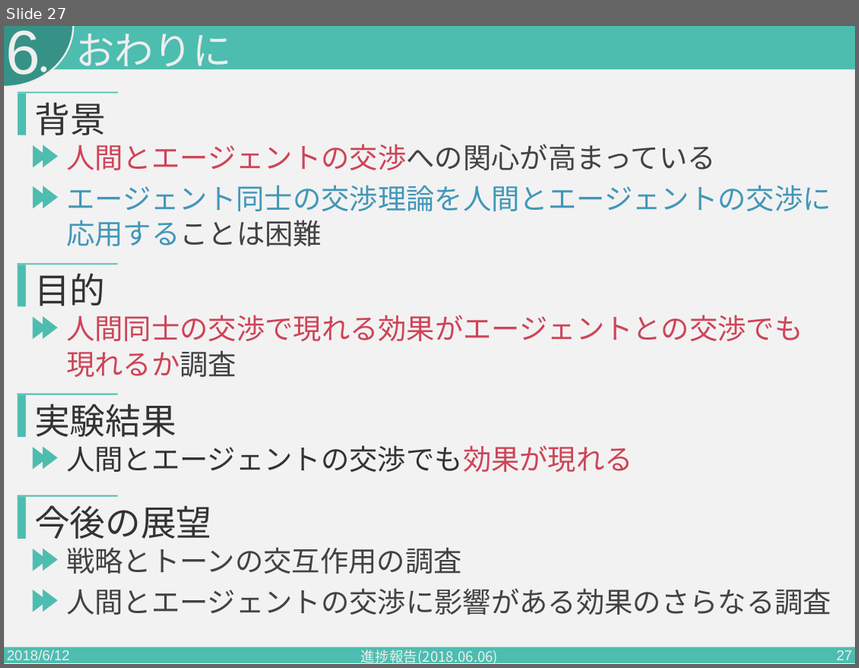
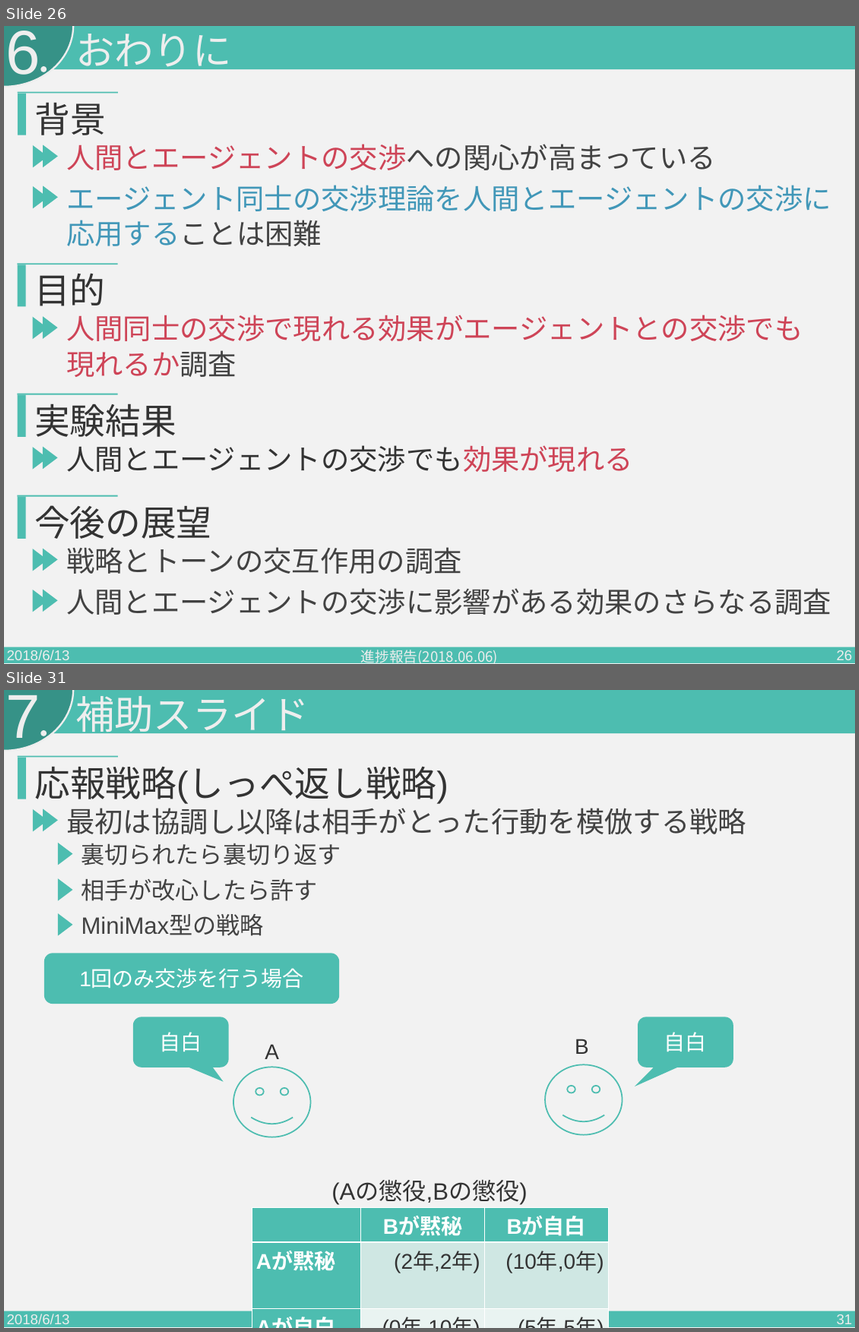
Before and after one commit to PajamaDrive/presentation, a slide deck: presentation_2nd.pptx. Shown one above the other, each under a label of ours: slide 27 before the commit, slides 26 and 31 after it; the slides between them are not shown. The pictures are 859x668 and 859x1332 pixels, drawn with LibreOffice and Linux fonts; fonts in the diff are those of the drawing. Boxes give left, top, right and bottom in pixels: in the first picture for what was removed or moved away, otherwise in the second. Text is boxed around its words. In the diff, an @@ line names an element or a change of style, - is before the commit and + after.

```diff
--- a/presentation_2nd.pptx
+++ b/presentation_2nd.pptx
@@ slide 31 added at [4, 690, 855, 1328], background #F2F2F2; not listed: 4 template elements that a slide beside it also shows @@
@@ text added at [6, 695, 40, 749], 105 pt, text #EEEEEE @@
+7
@@ text added at [75, 696, 310, 739], 66 pt, text #EEEEEE @@
+補助スライド
@@ rectangle added at [18, 757, 26, 799], fill #4DBDB0 @@
@@ rectangle added at [18, 756, 118, 758], fill #4DBDB0 @@
@@ text added at [34, 767, 448, 804], 60 pt, text #333333 @@
+応報戦略(しっぺ返し戦略)
@@ text added at [66, 803, 747, 834], 48 pt, text #424242 @@
+最初は協調し以降は相手がとった行動を模倣する戦略
@@ triangle added at [33, 809, 48, 831], fill #4DBDB0 @@
@@ triangle added at [44, 809, 58, 831], fill #4DBDB0 @@
@@ triangle added at [58, 843, 73, 866], fill #4DBDB0 @@
@@ text added at [82, 844, 341, 866], 40 pt, text #424242 @@
+裏切られたら裏切り返す
@@ triangle added at [58, 878, 73, 901], fill #4DBDB0 @@
@@ text added at [82, 879, 318, 901], 40 pt, text #424242 @@
+相手が改心したら許す
@@ triangle added at [58, 913, 73, 936], fill #4DBDB0 @@
@@ text added at [82, 915, 264, 936], 40 pt, text #424242 @@
+MiniMax型の戦略
@@ rounded rectangle added at [44, 953, 339, 1004], fill #4DBDB0, 36 pt, text #FFFFFF @@
+1回のみ交渉を行う場合
@@ rounded speech box added at [133, 1018, 229, 1068], fill #4DBDB0, 36 pt, text #FFFFFF @@
+自白
@@ rounded speech box added at [638, 1018, 734, 1068], fill #4DBDB0, 36 pt, text #FFFFFF @@
+自白
@@ group added at [234, 1039, 623, 1138]: 2 smiley faces, 2 texts @@
+A
+B
@@ text added at [332, 1182, 527, 1205], 40 pt, text #333333 @@
+(Aの懲役,Bの懲役)
@@ table added at [252, 1208, 609, 1297], 3 rows, 3 columns @@
+ | Bが黙秘 | Bが自白
+Aが黙秘 | (2年,2年) | (10年,0年)
+Aが自白 | (0年,10年) | (5年,5年)
@@ text added at [7, 1314, 70, 1328], 24 pt, text #EEEEEE @@
+2018/6/13
@@ text added at [347, 1312, 512, 1328], 24 pt, text #EEEEEE @@
+文献講読発表(2018.05.07)
@@ page number added at [837, 1315, 853, 1325], 24 pt, text #EEEEEE @@
+31
@@ what was slide 27 is now slide 26 @@
@@ slide 26 changed as well @@
@@ text at [7, 650, 70, 664]: text changed @@
-2018/6/12
+2018/6/13
@@ page number at [837, 651, 853, 661]: text changed @@
-27
+26
```
Also in this commit, not shown: 32 other slides changed, 14 other slides added.
